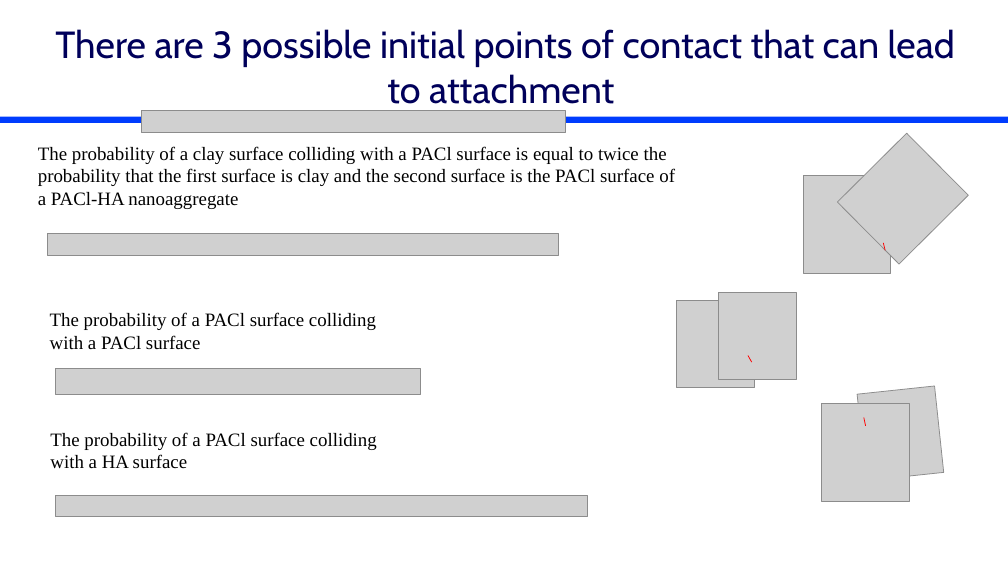
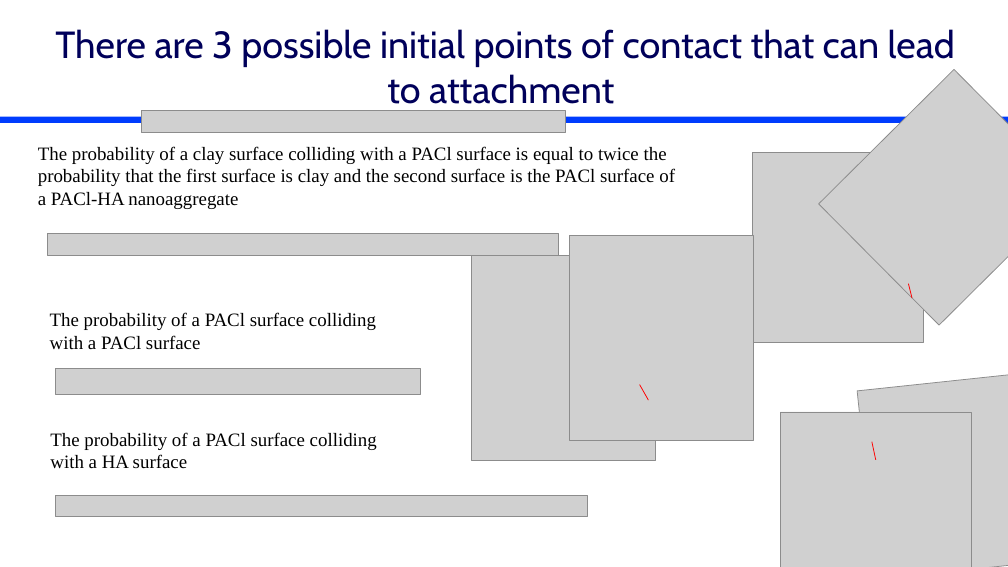
Before and after one commit to monroews/CEE4520Lectures, a slide deck: slide 34 of Flocculation Model.pptx. Drawn at 1008x567 pixels with LibreOffice and Linux fonts; fonts in the diff are those of the drawing; grey boxes stand for pictures. Boxes give left, top, right and bottom in pixels: in the first picture for what was removed or moved away, otherwise in the second. Text is boxed around its words. In the diff, an @@ line names an element or a change of style, - is before the commit and + after.

```diff
--- a/Flocculation Model.pptx
+++ b/Flocculation Model.pptx
@@ picture: place and size @@
-picture at (837,133,968,264)
+picture at (819,70,1008,325)
@@ picture: place and size @@
-picture at (804,175,892,273)
+picture at (752,152,923,343)
@@ picture: place and size @@
-picture at (718,293,796,380)
+picture at (569,236,753,441)
@@ picture: place and size @@
-picture at (677,301,755,388)
+picture at (472,256,656,461)
@@ line moved from (883, 243) - (885, 250) to (909, 284) - (912, 298) @@
@@ line moved from (748, 355) - (752, 362) to (640, 385) - (649, 400) @@
@@ picture: place and size @@
-picture at (857,386,944,481)
+picture at (857,373,1008,567)
@@ picture: place and size @@
-picture at (822,404,910,501)
+picture at (780,412,971,567)
@@ line moved from (864, 417) - (866, 426) to (872, 442) - (876, 460) @@
```
Also in this commit, not shown: 19 other slides changed, 11 slides added, 7 slides removed.
